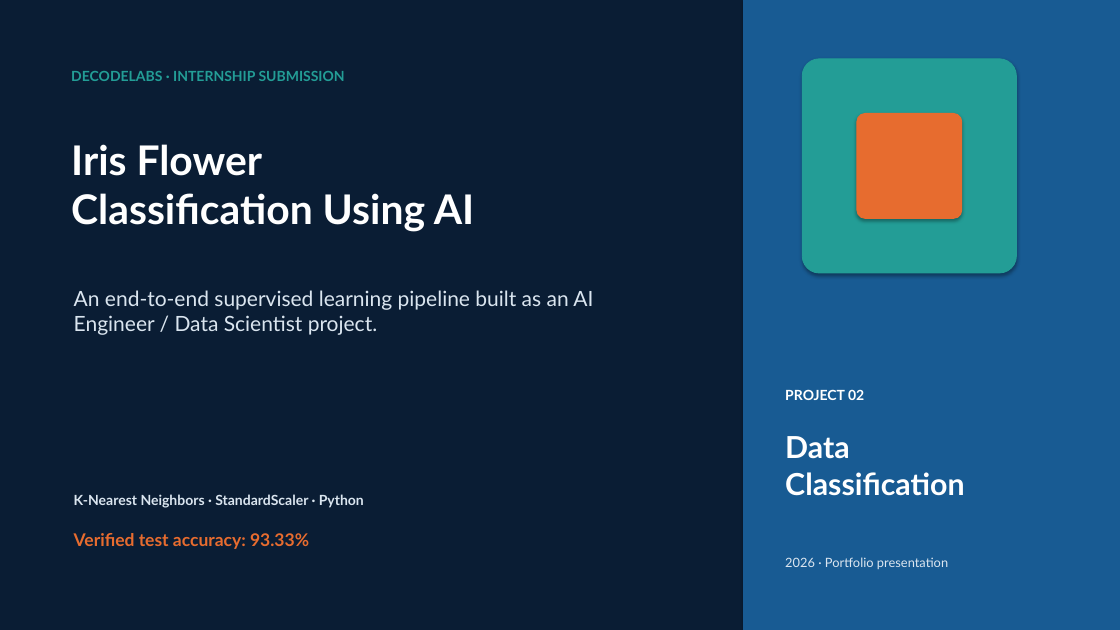
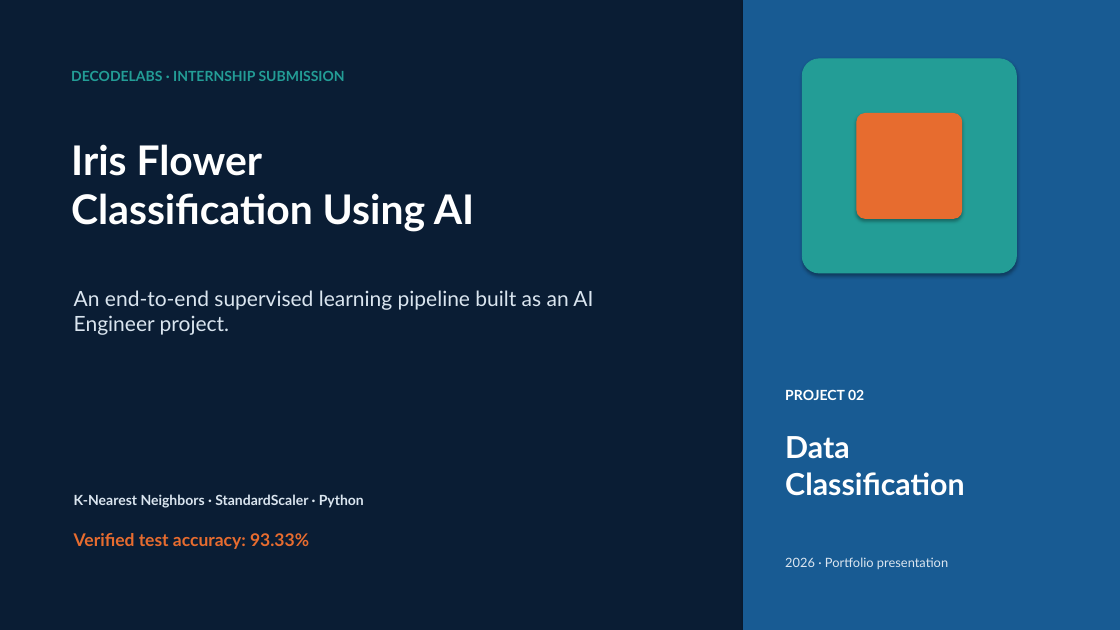
Before and after one commit to Belloblaze-web3/ai-classification-internship-project, a slide deck: slide 1 of Iris_AI_Classification_Internship_Submission.pptx. Drawn at 1120x630 pixels with LibreOffice and Linux fonts; fonts in the diff are those of the drawing. Boxes give left, top, right and bottom in pixels: in the first picture for what was removed or moved away, otherwise in the second. Text is boxed around its words. In the diff, an @@ line names an element or a change of style, - is before the commit and + after.

Commit message:
Refine presentation role wording

```diff
--- a/Iris_AI_Classification_Internship_Submission.pptx
+++ b/Iris_AI_Classification_Internship_Submission.pptx
@@ text at (74, 290, 593, 335): text changed @@
-An end-to-end supervised learning pipeline built as an AI Engineer / Data Scientist project.
+An end-to-end supervised learning pipeline built as an AI Engineer project.
```
Also in this commit, not shown: 2 other files.
